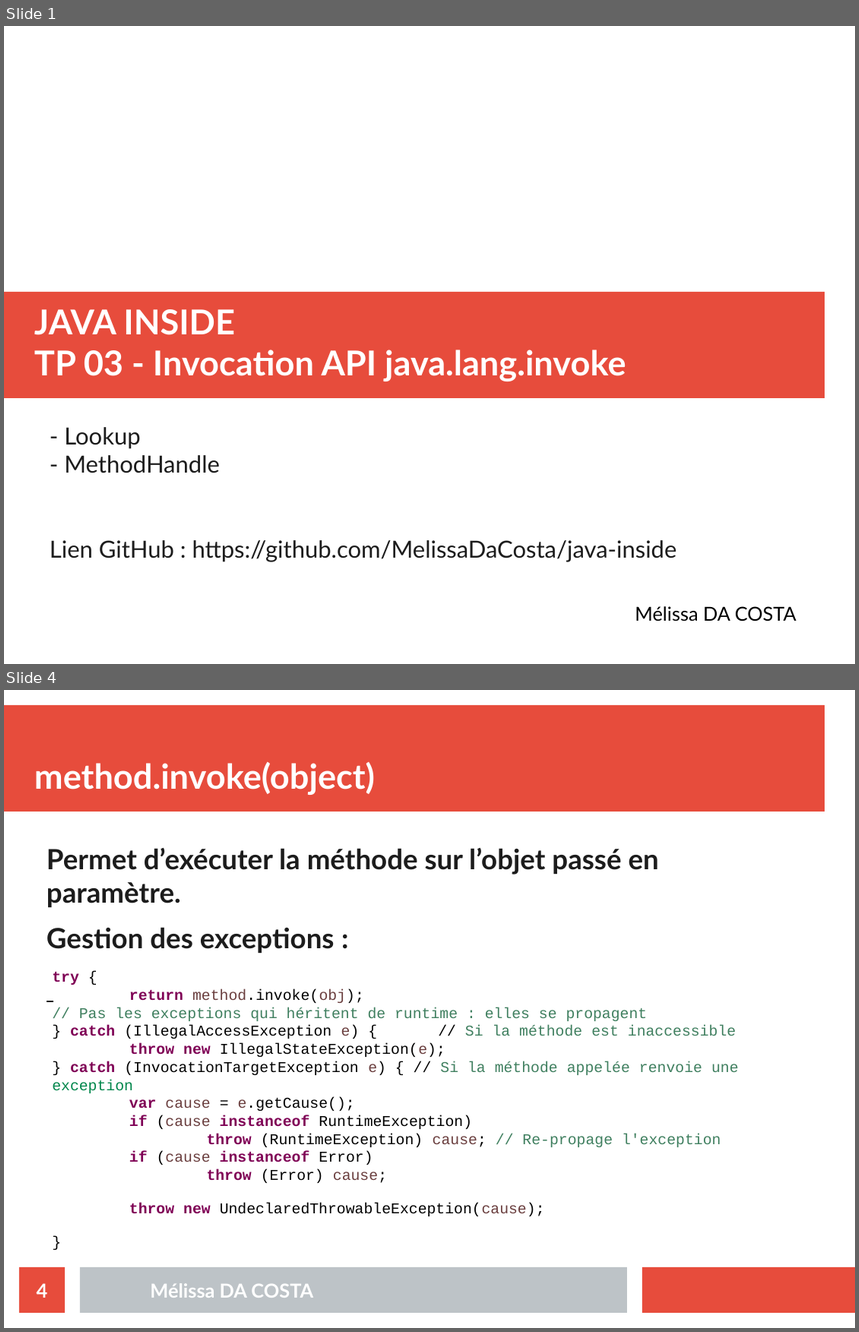
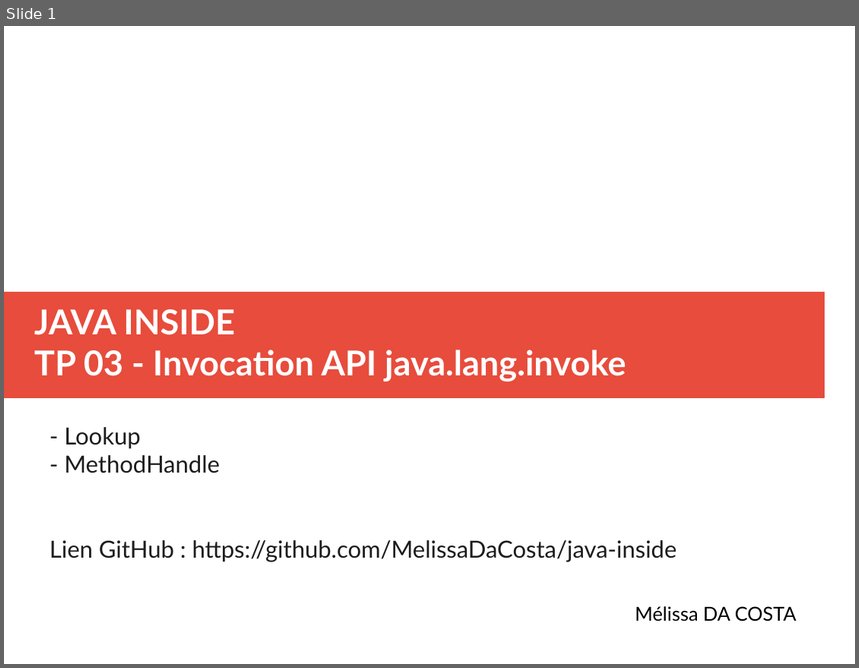
Before and after one commit to MelissaDaCosta/java-inside, a slide deck: lab3/Mélissa_DA_COSTA_slides_TP03.odp. Shown one above the other, each under a label of ours: slides 1 and 4 before the commit, slide 1 after it; the slides between them are not shown. The pictures are 859x1332 and 859x668 pixels, drawn with LibreOffice and Linux fonts; fonts in the diff are those of the drawing. Boxes give left, top, right and bottom in pixels: in the first picture for what was removed or moved away, otherwise in the second. Text is boxed around its words. In the diff, an @@ line names an element or a change of style, - is before the commit and + after.

```diff
--- a/lab3/Mélissa_DA_COSTA_slides_TP03.odp
+++ b/lab3/Mélissa_DA_COSTA_slides_TP03.odp
@@ slide 4 removed at <box>4,690,855,1328</box>, background #FFFFFF @@
@@ rectangle removed at <box>4,705,825,812</box> @@
@@ title removed at <box>34,762,375,795</box> @@
-method.invoke(object)
@@ text removed at <box>47,848,659,953</box> @@
-Permet d’exécuter la méthode sur l’objet passé en paramètre.
-Gestion des exceptions :
@@ text removed at <box>52,971,739,1217</box> @@
-try {
-return method.invoke(obj);
-// Pas les exceptions qui héritent de runtime : elles se propagent
-} catch (IllegalAccessException e) { // Si la méthode est inaccessible
-throw new IllegalStateException(e);
-} catch (InvocationTargetException e) { // Si la méthode appelée renvoie une exception
-var cause = e.getCause();
-if (cause instanceof RuntimeException)
-throw (RuntimeException) cause; // Re-propage l'exception
-if (cause instanceof Error)
-throw (Error) cause;
-throw new UndeclaredThrowableException(cause);
-}
@@ page number removed at <box>19,1268,65,1313</box> @@
-4
@@ rectangle removed at <box>80,1268,627,1313</box> @@
@@ rectangle removed at <box>643,1268,855,1313</box> @@
@@ text removed at <box>150,1284,313,1298</box> @@
-Mélissa DA COSTA
```
Also in this commit, not shown: 1 slide changed, 6 slides added, 4 other slides removed, 4 other files.
